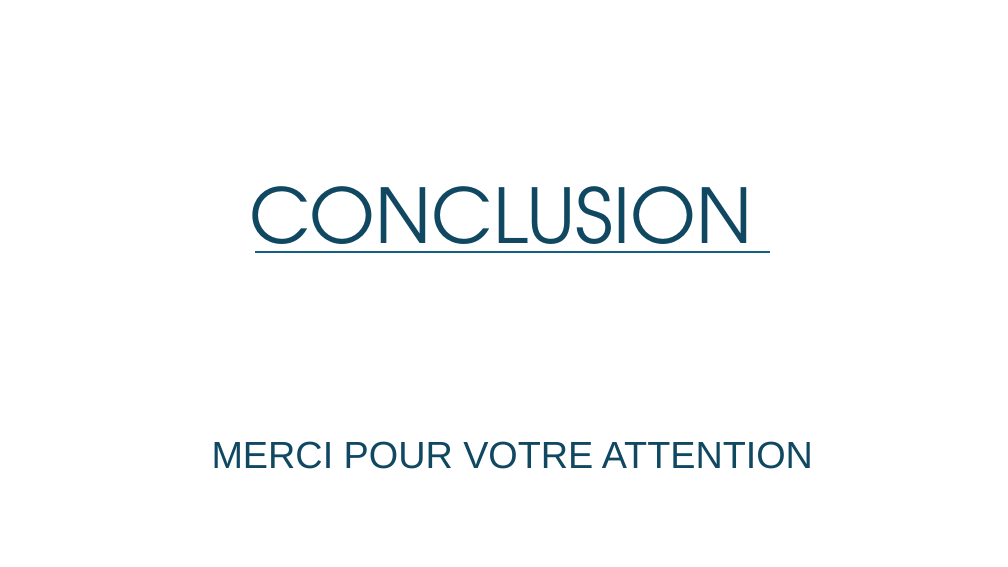
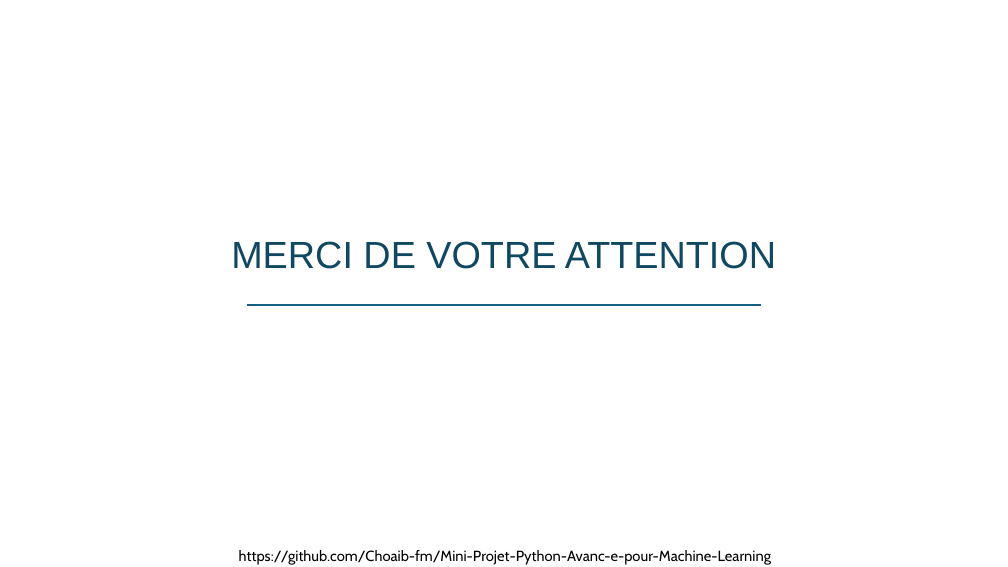
Before and after one commit to Choaib-fm/Mini-Projet-Python-Avanc-e-pour-Machine-Learning, a slide deck: slide 16 of Mini_projet_python.pptx. Drawn at 1008x567 pixels with LibreOffice and Linux fonts; fonts in the diff are those of the drawing; background and template pictures are left out. Boxes give left, top, right and bottom in pixels: in the first picture for what was removed or moved away, otherwise in the second. Text is boxed around its words. In the diff, an @@ line names an element or a change of style, - is before the commit and + after.

Commit message:
Add files via upload
la presentation de mini projet

```diff
--- a/Mini_projet_python.pptx
+++ b/Mini_projet_python.pptx
@@ text removed at box(250, 186, 753, 253) @@
-CONCLUSION
@@ text at box(231, 241, 776, 269): text changed @@
-MERCI POUR VOTRE ATTENTION
+MERCI DE VOTRE ATTENTION
@@ line moved from (256, 253) - (770, 253) to (247, 306) - (761, 306) @@
@@ text added at box(239, 550, 771, 565), 14 pt, text #000000 @@
+https://github.com/Choaib-fm/Mini-Projet-Python-Avanc-e-pour-Machine-Learning
```
Also in this commit, not shown: 1 other slide changed.
